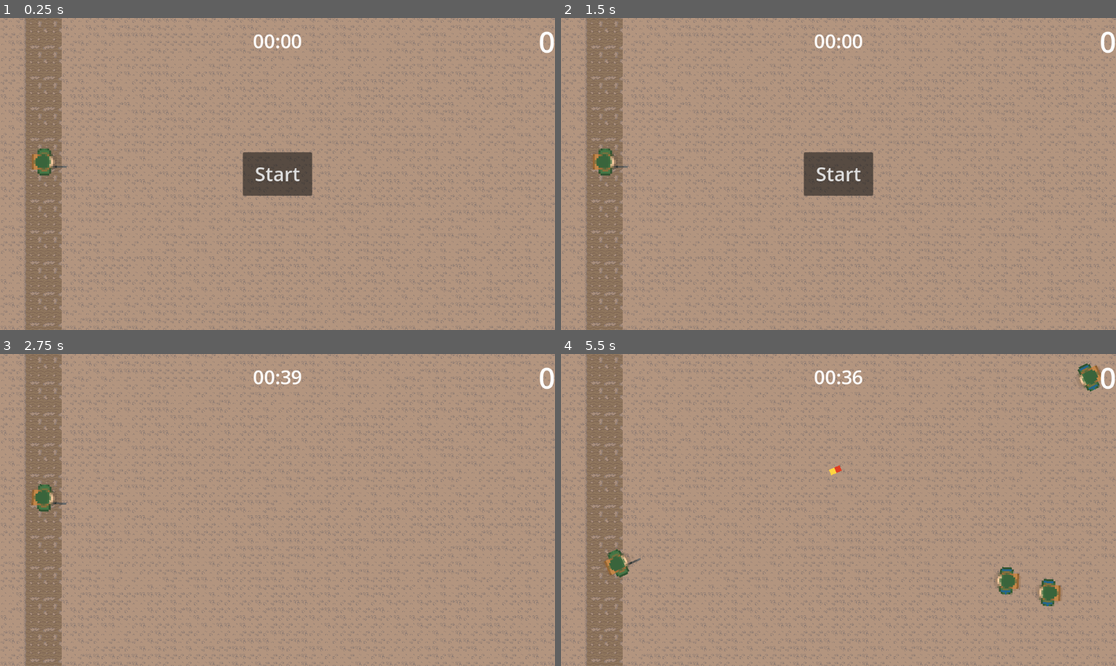
Above: before the commit, frames 1-4 (two rows, left to right).
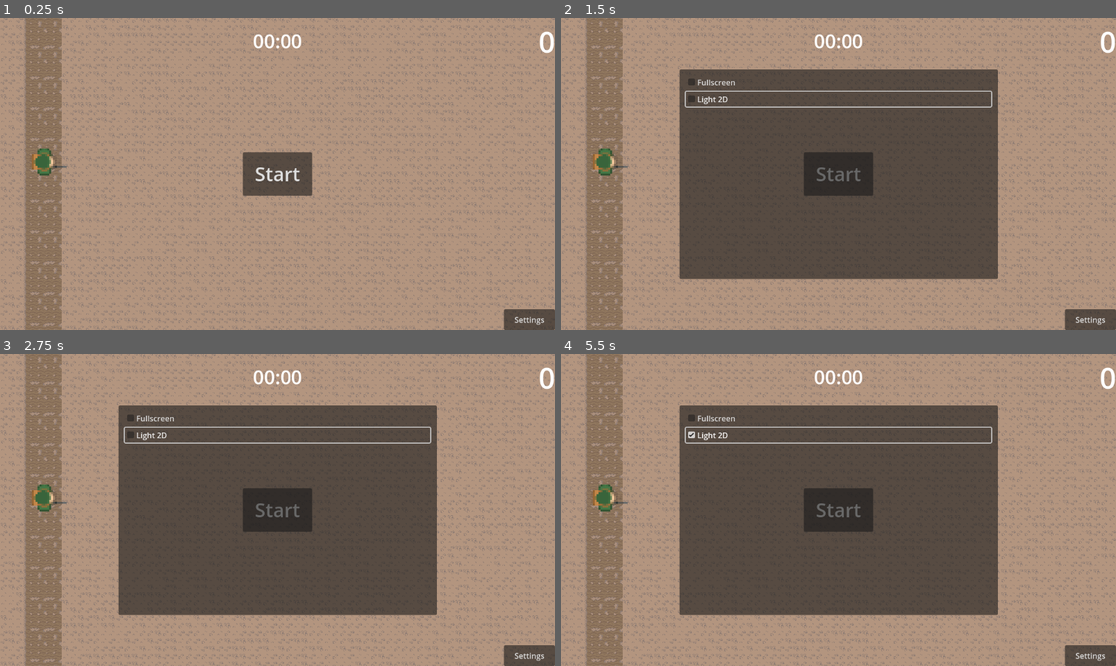
Above: after the commit, the same moments.

Repository: haven-jeon/ww1
Game: Godot game, scene res://scenes/stage_1.tscn
Same seed, same stepped clock (60 frames per second), same inputs: the game is played once before the commit and once after it. The project has no main scene, so this scene is started directly.
Inputs (mouse positions are in pixels of both pictures, inside the frame that each line leads up to):
- Up to frame 1 (0.25 s): no input
- Up to frame 2 (1.5 s): click (1088, 320) at 0.5 s, where only the run after the commit has a clickable "Settings"; click (838, 99) at 1.25 s, where only the run after the commit has a clickable "Light 2D"
- Up to frame 3 (2.75 s): click "Start" at 2 s
- Up to frame 4 (5.5 s): click (838, 510) at 2.75 s, where only the run after the commit has a clickable "Start"; move the mouse to (960, 494) at 3.52 s; hold D (right) 3.53-4.28 s; click (960, 494) at 3.6 s; move the mouse to (727, 525) at 4.27 s; hold S (down) 4.28-5.03 s; click (727, 525) at 4.35 s; move the mouse to (894, 441) at 5.02 s; hold D (right) from 5.03 s (still down); click (894, 441) at 5.1 s

The runs differ from the first frame. In frame 1, 0.6% of the frame differs, in the area x 90-100%, y 93-100%; in frame 2, 39%; in frame 3, 39%; in frame 4, 41%, in the area x 5-100%, y 2-100%.

Commit message:
add Settings

Diff:
--- a/project.godot
+++ b/project.godot
@@ -13,6 +13,10 @@
 config/name="Ww 1"
 config/features=PackedStringArray("4.1", "Forward Plus")
 config/icon="res://icon.svg"
+
+[autoload]
+
+Settings="*res://scripts/Settings.gd"
 
 [display]
 
--- a/scenes/enemy.tscn
+++ b/scenes/enemy.tscn
@@ -5,8 +5,7 @@
 [ext_resource type="Script" path="res://scripts/HealthComponent.gd" id="3_1u226"]
 [ext_resource type="Script" path="res://scripts/character_status.gd" id="4_1ba1r"]
 
-[sub_resource type="RectangleShape2D" id="RectangleShape2D_nocoo"]
-size = Vector2(12.5, 15.5)
+[sub_resource type="CircleShape2D" id="CircleShape2D_wotsu"]
 
 [sub_resource type="Animation" id="Animation_qxct1"]
 length = 0.001
@@ -133,7 +132,7 @@
 
 [node name="CollisionShape2D" type="CollisionShape2D" parent="."]
 position = Vector2(-1.25, 0.25)
-shape = SubResource("RectangleShape2D_nocoo")
+shape = SubResource("CircleShape2D_wotsu")
 
 [node name="AnimationPlayer" type="AnimationPlayer" parent="."]
 unique_name_in_owner = true
--- a/scenes/soldier.tscn
+++ b/scenes/soldier.tscn
@@ -4,9 +4,6 @@
 [ext_resource type="Texture2D" uid="uid://da1xl3wyl3v5t" path="res://assets/soldier-Sheet.png" id="1_rer0x"]
 [ext_resource type="PackedScene" uid="uid://r7p2pd1ygvno" path="res://scenes/bullet.tscn" id="2_3j1go"]
 [ext_resource type="Texture2D" uid="uid://c0gt7h45cdj4" path="res://assets/basic_gun-Sheet.png" id="2_ehiyo"]
-
-[sub_resource type="RectangleShape2D" id="RectangleShape2D_yq54r"]
-size = Vector2(5, 7)
 
 [sub_resource type="Animation" id="Animation_d0a4j"]
 length = 0.001
@@ -120,14 +117,13 @@
 "running": SubResource("Animation_i3vlp")
 }
 
+[sub_resource type="CircleShape2D" id="CircleShape2D_iawdn"]
+radius = 11.5109
+
 [node name="player" type="CharacterBody2D"]
 collision_mask = 6
 script = ExtResource("1_41fju")
 bullet = ExtResource("2_3j1go")
-
-[node name="CollisionShape2D" type="CollisionShape2D" parent="."]
-position = Vector2(-0.5, 0.5)
-shape = SubResource("RectangleShape2D_yq54r")
 
 [node name="soldier" type="Sprite2D" parent="."]
 scale = Vector2(2, 2)
@@ -157,3 +153,7 @@
 libraries = {
 "": SubResource("AnimationLibrary_qpjt8")
 }
+
+[node name="CollisionShape2D" type="CollisionShape2D" parent="."]
+position = Vector2(-0.5, 0.5)
+shape = SubResource("CircleShape2D_iawdn")
--- a/scenes/ui.tscn
+++ b/scenes/ui.tscn
@@ -59,5 +59,42 @@
 [node name="Timer" type="Timer" parent="counter"]
 wait_time = 40.0
 
+[node name="SettingsPanel" type="Panel" parent="."]
+visible = false
+anchors_preset = -1
+anchor_left = 0.213108
+anchor_top = 0.164352
+anchor_right = 0.786892
+anchor_bottom = 0.835648
+grow_horizontal = 2
+grow_vertical = 2
+metadata/_edit_use_anchors_ = true
+
+[node name="VBoxContainer" type="VBoxContainer" parent="SettingsPanel"]
+layout_mode = 1
+anchors_preset = -1
+anchor_left = 0.02
+anchor_top = 0.026
+anchor_right = 0.980333
+anchor_bottom = 0.973563
+offset_left = -0.220001
+offset_top = 0.19
+grow_horizontal = 2
+grow_vertical = 2
+metadata/_edit_use_anchors_ = true
+
+[node name="settingsbtn" type="Button" parent="."]
+anchors_preset = 3
+anchor_left = 1.0
+anchor_top = 1.0
+anchor_right = 1.0
+anchor_bottom = 1.0
+offset_left = -106.0
+offset_top = -43.0
+grow_horizontal = 0
+grow_vertical = 0
+text = "Settings"
+
 [connection signal="pressed" from="startbtn" to="." method="_on_startbtn_pressed"]
 [connection signal="timeout" from="counter/Timer" to="." method="_on_timer_timeout"]
+[connection signal="pressed" from="settingsbtn" to="." method="_on_settingsbtn_pressed"]
--- /dev/null
+++ b/scripts/Settings.gd
@@ -0,0 +1,25 @@
+extends Node
+
+var settings := {
+	"Fullscreen": { "Node": CheckBox.new(), "Value": { "button_pressed": false } },
+	"Light 2D": { "Node": CheckBox.new(), "Value": { "button_pressed": true } }
+}
+
+var ui: CanvasLayer
+
+func initSettings():
+	var settings_panel := ui.get_node("SettingsPanel")
+	var container := settings_panel.get_node("VBoxContainer")
+
+	for name in settings.keys():
+		var node: Control = settings[name]["Node"]
+		container.add_child.call_deferred(node)
+		node.set_deferred("text", name)
+		for vkey in settings[name]["Value"].keys():
+			node.set_deferred(vkey, settings[name]["Value"][vkey])
+
+func _process(delta: float) -> void:
+	if settings["Fullscreen"]["Node"].button_pressed:
+		DisplayServer.window_set_mode(DisplayServer.WINDOW_MODE_FULLSCREEN)
+	else:
+		DisplayServer.window_set_mode(DisplayServer.WINDOW_MODE_WINDOWED)
--- a/scripts/soldier.gd
+++ b/scripts/soldier.gd
@@ -31,6 +31,7 @@
 	owner.add_child(b)
 	cooltime = b.cooltime
 	b.global_transform = $soldier/Muzzle.global_transform
+	b.rotation += deg_to_rad(randf_range(-5, 5))
 
 
 func move() -> void:
--- a/scripts/ui.gd
+++ b/scripts/ui.gd
@@ -8,11 +8,14 @@
 @onready var startbtn: Button = $startbtn
 @onready var counter: Label = $counter
 @onready var timer: Timer = $counter/Timer
+@onready var settings_panel: Panel = $SettingsPanel
 
 func _ready() -> void:
 	score.text = "%d" % 0
 	startbtn.visible = true
 
+	Settings.ui = self
+	Settings.initSettings()
 
 func update_score(point: int) -> void:
 	score.text = "%d" % point
@@ -40,3 +43,6 @@
 	emit_signal("stop_game")
 	timer.stop()
 	startbtn.visible = true
+
+func _on_settingsbtn_pressed() -> void:
+	settings_panel.visible = !settings_panel.visible
